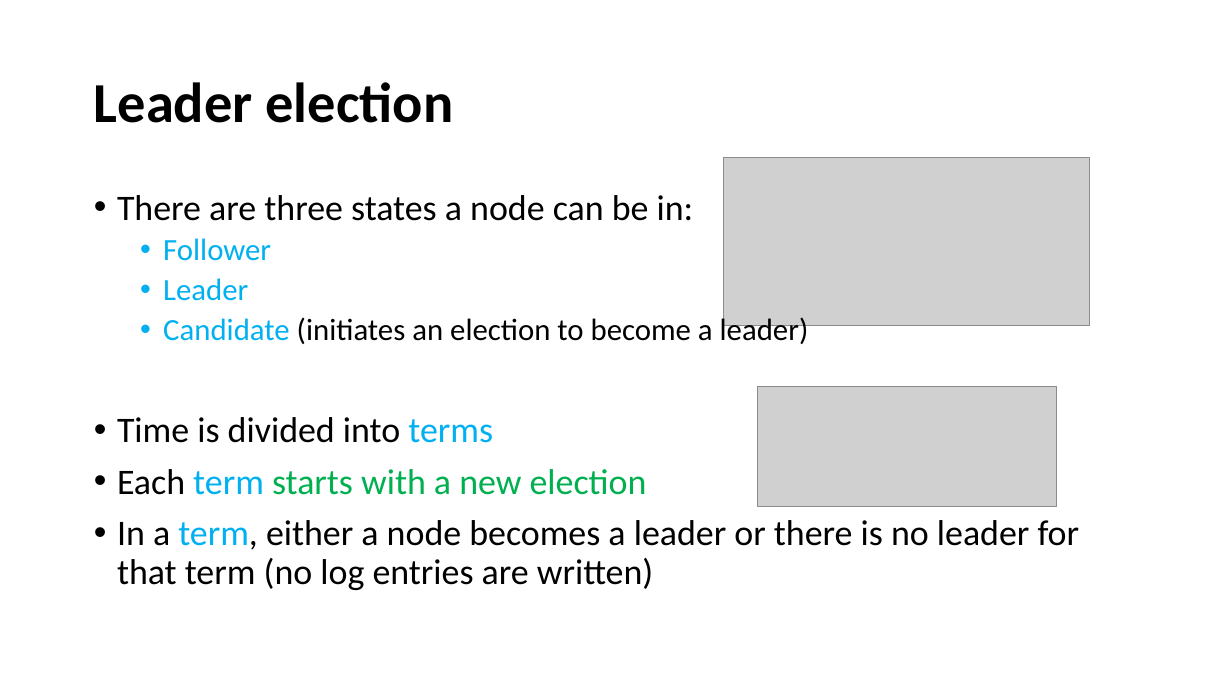
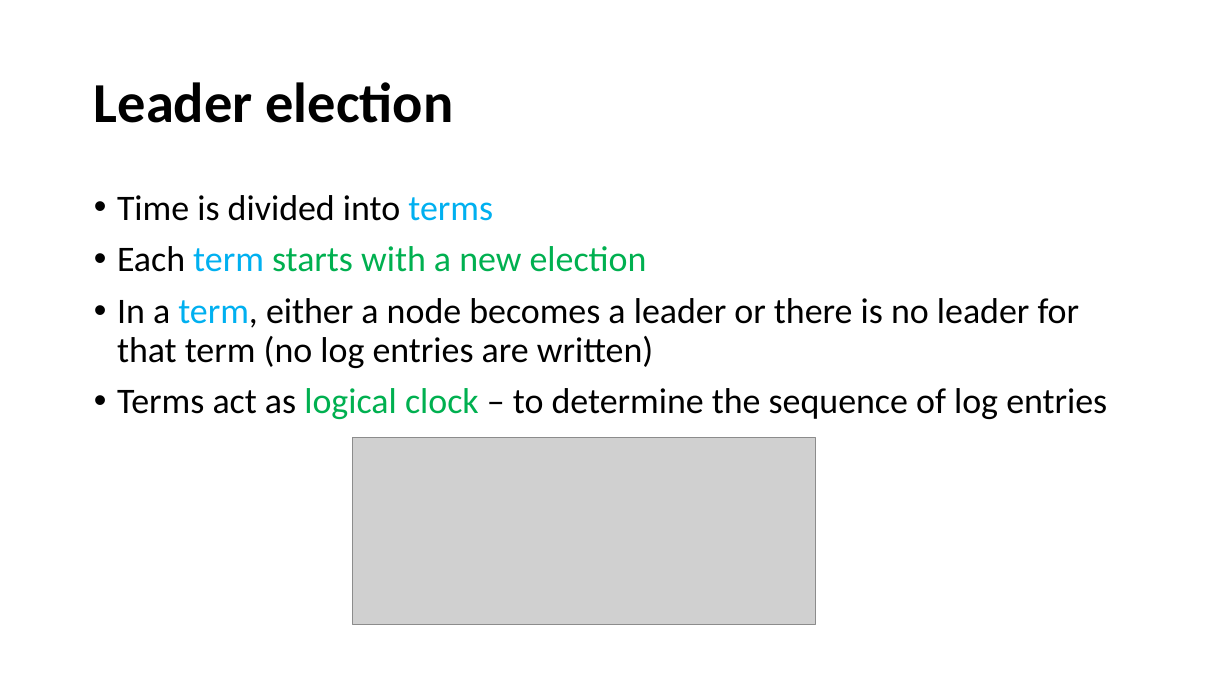
Before and after one commit to paulsaswata/public, a slide deck: slide 4 of The Raft Consensus Algorithm.pptx. Drawn at 1232x693 pixels with LibreOffice and Linux fonts; fonts in the diff are those of the drawing; grey boxes stand for pictures. Boxes give left, top, right and bottom in pixels: in the first picture for what was removed or moved away, otherwise in the second. Text is boxed around its words. In the diff, an @@ line names an element or a change of style, - is before the commit and + after.

```diff
--- a/The Raft Consensus Algorithm.pptx
+++ b/The Raft Consensus Algorithm.pptx
@@ picture removed at (x1=724, y1=157, x2=1090, y2=325) @@
@@ text at (x1=117, y1=195, x2=809, y2=348): paragraphs removed @@
-• There are three states a node can be in:
-  • Follower
-  • Leader
-  • Candidate (initiates an election to become a leader)
@@ text at (x1=117, y1=388, x2=1107, y2=419): paragraph added @@
+• Terms act as logical clock – to determine the sequence of log entries
@@ picture resized from (x1=758, y1=386, x2=1056, y2=506) to (x1=352, y1=438, x2=816, y2=625) @@
```
Also in this commit, not shown: 8 other slides changed, 4 slides added.
